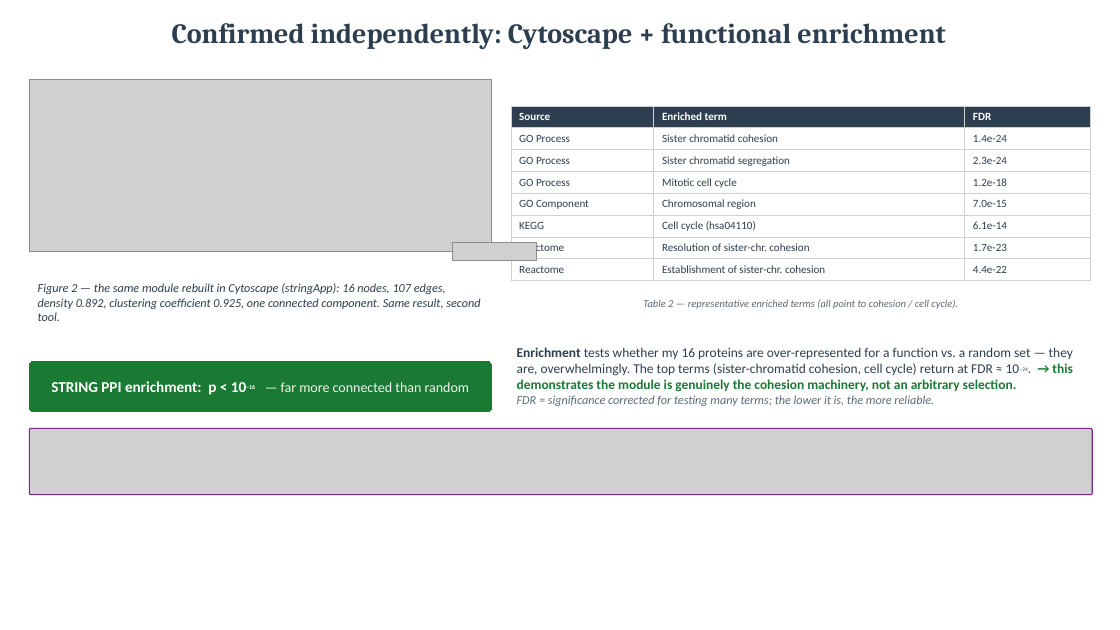
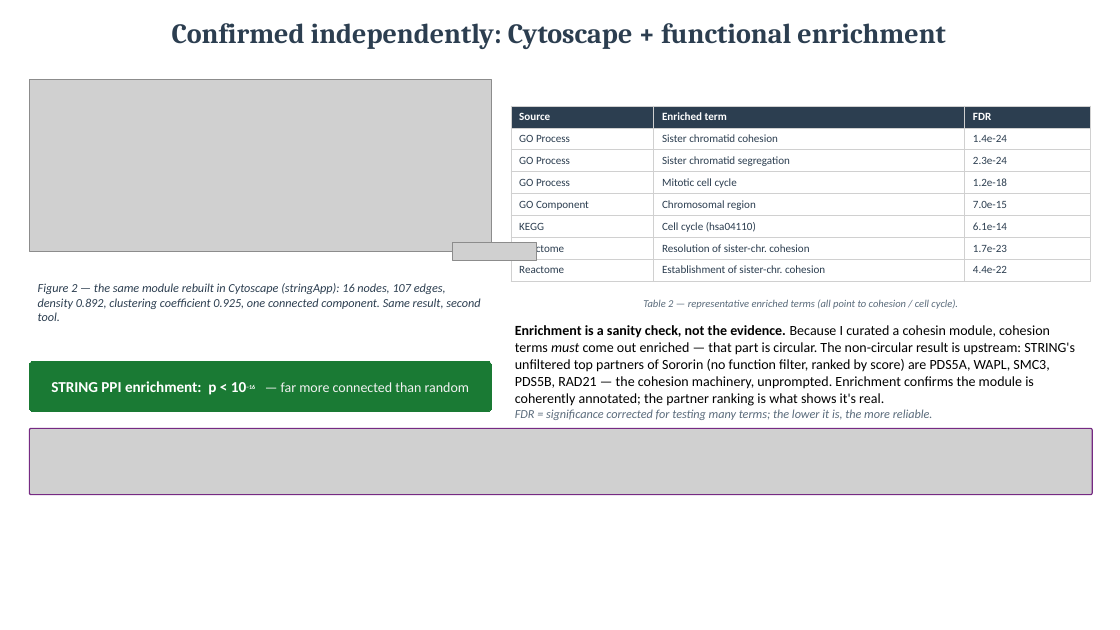
Before and after one commit to amirh0ss3in/Sororin_project, a slide deck: slide 13 of Sororin_mechanism_flowchart.pptx (slide 15 before the commit). Drawn at 1120x630 pixels with LibreOffice and Linux fonts; fonts in the diff are those of the drawing; grey boxes stand for pictures. Boxes give left, top, right and bottom in pixels: in the first picture for what was removed or moved away, otherwise in the second. Text is boxed around its words. In the diff, an @@ line names an element or a change of style, - is before the commit and + after.

```diff
--- a/Sororin_mechanism_flowchart.pptx
+++ b/Sororin_mechanism_flowchart.pptx
@@ text "Enrichment is a sanity check, ...": place and size @@
-text "Enrichment is a sanity check, ..." at (517,347,1073,406)
+text "Enrichment is a sanity check, ..." at (515,325,1075,420)
@@ text at (515,325,1075,406): text changed; size 11.5 to 12 pt; text colour #2C3E50 to #000000 @@
-Enrichment tests whether my 16 proteins are over-represented for a function vs. a random set — they are, overwhelmingly. The top terms (sister-chromatid cohesion, cell cycle) return at FDR ≈ 10−24. → this demonstrates the module is genuinely the cohesion machinery, not an arbitrary selection.
+Enrichment is a sanity check, not the evidence. Because I curated a cohesin module, cohesion terms must come out enriched — that part is circular. The non-circular result is upstream: STRING's unfiltered top partners of Sororin (no function filter, ranked by score) are PDS5A, WAPL, SMC3, PDS5B, RAD21 — the cohesion machinery, unprompted. Enrichment confirms the module is coherently annotated; the partner ranking is what shows it's real.
```
Also in this commit, not shown: 6 other slides changed, 1 slide added, 1 slide removed, 1 other file.
